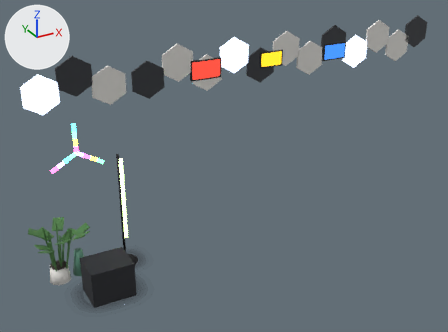
Two versions of the glTF model backend/uploads/models/model_225.glb, one commit apart.
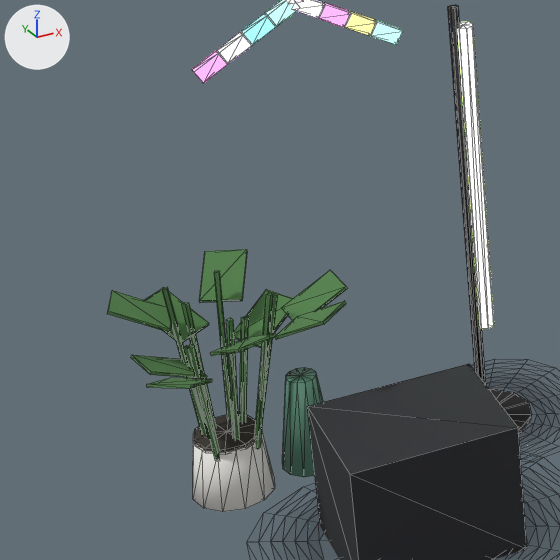
The first picture shows the older version from a 50 mm lens placed at (-0.74, -6.55, 4.09), pointed at (2.63, -0.44, 1.03). The close-ups show the older and then the newer version on the part from 0% to 32% of the width and 46% to 90% of the height of that picture. Only the edits that show in the close-ups are written down. The lights are fixed; the arrows at upper left show +X, +Y and +Z. The close-ups show mesh edges as thin lines. Vertices at exactly the same position are counted once.

Names of what the first close-up shows: 'root'.
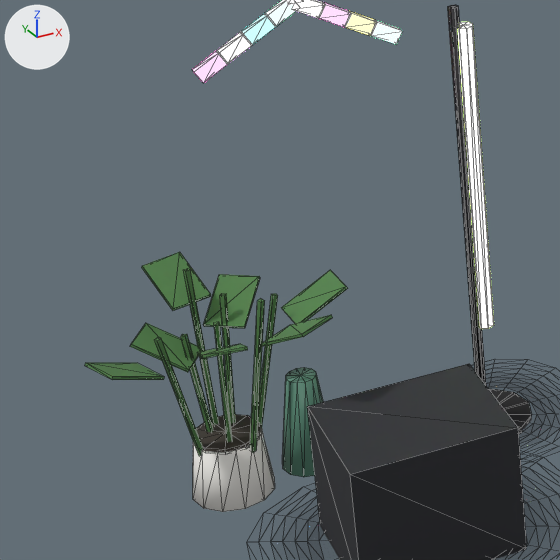
The change, as JSON lines over the scene's bpy script:
```json
{"op": "set", "path": "mat_a2ybr0.emission_strength", "old": "6.0", "new": "9.0"}
{"op": "set", "path": "mat_a2ybr2.emission_strength", "old": "6.0", "new": "9.0"}
{"block": "me_mesh_0", "where": "# used by ob_root; location = (0.0, 0.0, 0.0)"}
{"op": "remove", "block": "me_mesh_0", "code": "me_mesh_0.from_pydata(...)  # 837 vertices, 1408 faces; spans x 0.25..6.2, y -1.26..0.0, z 0.0..2.5"}
{"op": "add", "block": "me_mesh_0", "code": "me_mesh_0.from_pydata(...)  # 805 vertices, 1360 faces; spans x 0.15..6.2, y -1.26..0.0, z 0.0..2.5"}
{"block": "me_mesh_0", "change": "me_mesh_0 part 1: the loose piece of 8 vertices spanning x 0.58..0.65, y -0.3..-0.25, z 0.16..0.53 is deleted"}
{"block": "me_mesh_0", "change": "me_mesh_0 part 2: the loose piece of 8 vertices spanning x 0.6..0.81, y -0.31..-0.12, z 0.44..0.53 is deleted"}
{"block": "me_mesh_0", "change": "me_mesh_0 part 3: the loose piece of 8 vertices spanning x 0.53..0.71, y -0.21..-0.01, z 0.56..0.64 is deleted"}
{"block": "me_mesh_0", "change": "me_mesh_0 part 4: the loose piece of 8 vertices spanning x 0.55..0.6, y -0.27..-0.18, z 0.16..0.66 is deleted"}
{"block": "me_mesh_0", "change": "me_mesh_0 part 5"}
{"block": "me_mesh_0", "change": "7 vertices are removed from x 0.41..0.6, y -0.38..-0.32, z 0.16..0.59"}
{"block": "me_mesh_0", "change": "45 faces are deleted"}
{"block": "me_mesh_0", "change": "4 vertices in x 0.66..0.68, y -0.48..-0.46, z 0.7 move by (-0.03, -0.02, 0.0)"}
{"block": "me_mesh_0", "change": "3 vertices in x 0.43..0.44, y -0.49..-0.47, z 0.6..0.61 move by (-0.07, 0.08, 0.0)"}
{"block": "me_mesh_0", "change": "79 vertices move from x 0.25..0.86, y -0.69..-0.09, z 0.16..0.7 to x 0.15..0.8, y -0.7..-0.03, z 0.16..0.7"}
{"block": "me_mesh_0", "change": "7 vertices are added at x 0.51..0.58, y -0.4..-0.19, z 0.17..0.7"}
{"block": "me_mesh_0", "change": "45 new faces join them, mat_a2green (green #4e7d46)"}
```

Changed parts and their boxes (x1, y1, x2, y2) in the close-ups (560 x 560 px; the box of a moved part takes in the faces that stretch with it):
```json
{"object": "root", "change": "surface changed, reshaped", "before": [108, 0, 560, 560], "after": [85, 0, 560, 560]}
{"part": 1, "of": "me_mesh_0", "change": "deleted", "before": [239, 316, 249, 423]}
{"part": 2, "of": "me_mesh_0", "change": "deleted", "before": [234, 289, 293, 348]}
{"part": 3, "of": "me_mesh_0", "change": "deleted", "before": [199, 249, 247, 303]}
{"part": 4, "of": "me_mesh_0", "change": "deleted", "before": [214, 271, 232, 420]}
{"part": 5, "of": "me_mesh_0", "change": "moved or reshaped", "before": [108, 287, 346, 460], "after": [85, 252, 333, 456]}
```
